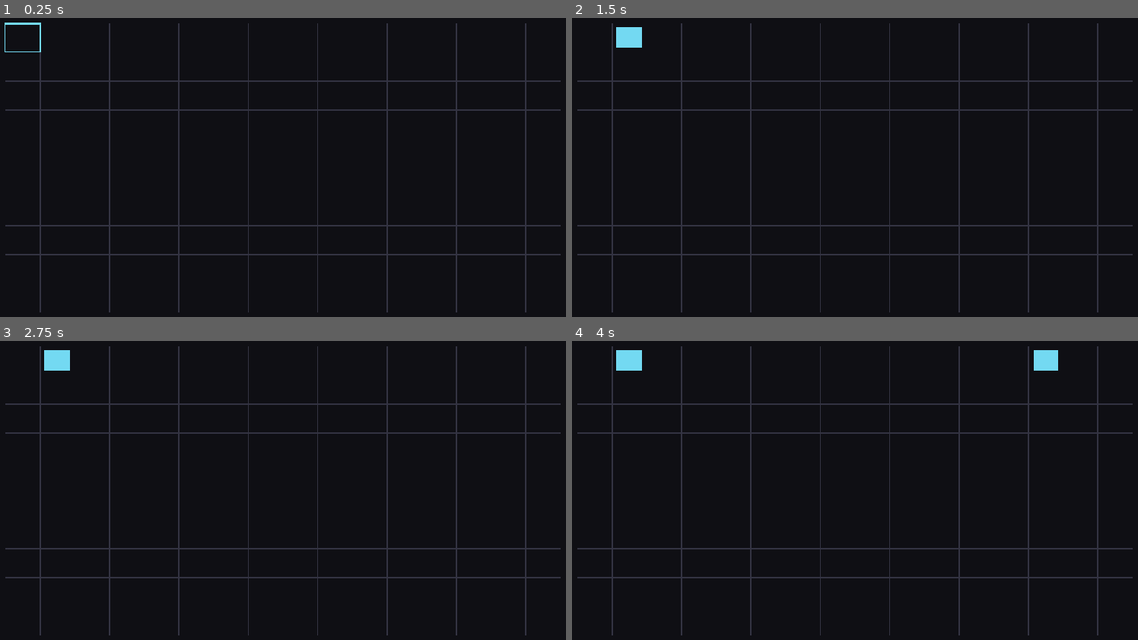
Above: before the commit, frames 1-4 (two rows, left to right).
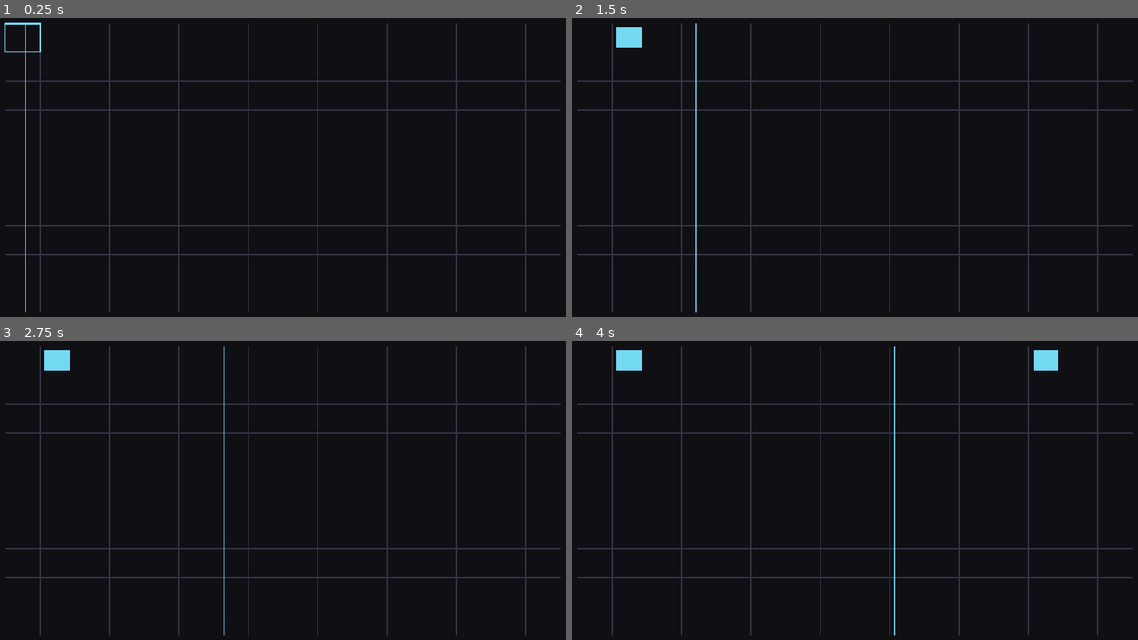
Above: after the commit, the same moments.

Repository: maximorales36-png/Sono-Arcumai
Game: Godot game, scene res://scenes/main.tscn
Same seed, same stepped clock (60 frames per second), same inputs: the game is played once before the commit and once after it.
Inputs:
- Up to frame 1 (0.25 s): no input
- Up to frame 2 (1.5 s): tap Enter at 0.5 s; hold D (move_right) 0.53-1.28 s; tap H (btn1) at 0.6 s; tap Space at 0.77, 1.25 s; hold S (move_down) from 1.28 s (still down); tap J (btn2) at 1.35 s
- Up to frame 3 (2.75 s): tap Space at 1.52 s; tap Enter at 2 s; release S (move_down) at 2.03 s; hold D (move_right) from 2.03 s (still down); tap K (btn3) at 2.1 s
- Up to frame 4 (4 s): tap Space at 2.75, 3.02, 3.77 s; release D (move_right) at 2.78 s; hold W (move_up) 2.78-3.53 s; tap L (btn4) at 2.85 s; hold A (move_left) from 3.53 s (still down); tap Ctrl at 3.6 s

The runs differ from the first frame. In frame 1, 0.1% of the frame differs, in the area x 4-5%, y 2-99%; in frame 2, 0.3%, in the area x 21-23%, y 1-99%; in frame 3, 0.1%; in frame 4, 0.3%.

Commit message:
S2: secuenciador, pool de voces y linea de barrido

Diff:
--- a/scripts/config.gd
+++ b/scripts/config.gd
@@ -86,3 +86,26 @@
 	Color(0.75, 0.95, 0.55),
 	Color(0.85, 0.65, 0.95),
 ]
+
+# --- Sonido (S2) ---
+
+# Períodos de ciclo por capa, en segundos. Que no sean múltiplos entre sí.
+const LAYER_PERIOD_SECONDS: Array[float] = [7.0, 9.5, 11.3, 13.7]
+
+const LAYER_SAMPLE_PATHS: Array[String] = [
+	"res://assets/samples/layer_1.wav",
+	"res://assets/samples/layer_2.wav",
+	"res://assets/samples/layer_3.wav",
+	"res://assets/samples/layer_4.wav",
+]
+
+# Pentatónica menor, dos octavas: una entrada por fila, de grave a agudo.
+const SCALE_SEMITONES: Array[int] = [0, 3, 5, 7, 10, 12, 15, 17, 19, 22]
+
+# Nota MIDI que suena en la fila de abajo, y nota raíz del sample que suena sin transponer.
+const GRID_BOTTOM_MIDI := 57
+const SAMPLE_ROOT_MIDI := 57
+
+const VOICE_COUNT := 16
+const NOTE_VOLUME_DB := -6.0
+const SWEEP_LINE_WIDTH := 2.0
--- a/scripts/main.gd
+++ b/scripts/main.gd
@@ -3,6 +3,8 @@
 extends Node2D
 
 var _state: State
+var _sequencer: Sequencer
+var _voice_pool: VoicePool
 var _controller: Controller
 var _view: View
 
@@ -18,12 +20,21 @@
 
 	_state = State.new()
 
+	_sequencer = Sequencer.new()
+	add_child(_sequencer)
+
+	_voice_pool = VoicePool.new()
+	_voice_pool.state = _state
+	add_child(_voice_pool)
+	_sequencer.step_entered.connect(_voice_pool.play_step)
+
 	_controller = Controller.new()
 	_controller.state = _state
 	add_child(_controller)
 
 	_view = View.new()
 	_view.state = _state
+	_view.sequencer = _sequencer
 	add_child(_view)
 
 
--- /dev/null
+++ b/scripts/sequencer.gd
@@ -0,0 +1,34 @@
+# Calcula la posición de la línea de barrido de cada capa desde el reloj real.
+# Emite step_entered(layer, step) cuando la línea entra en un paso nuevo.
+# Depende de config.gd. No conoce el estado ni el audio.
+class_name Sequencer
+extends Node
+
+signal step_entered(layer: int, step: int)
+
+var _origin_usec: int
+var _last_step: Array[int] = []
+
+
+func _ready() -> void:
+	_origin_usec = Time.get_ticks_usec()
+	for _layer: int in Config.LAYER_COUNT:
+		_last_step.append(-1)
+
+
+func _process(_delta: float) -> void:
+	for layer: int in Config.LAYER_COUNT:
+		var step := int(get_phase(layer))
+		if step == _last_step[layer]:
+			continue
+		_last_step[layer] = step
+		step_entered.emit(layer, step)
+
+
+# Posición de la línea en pasos (0 a STEPS, con decimales). Se calcula siempre desde
+# el instante de origen, así no se acumula error por frame.
+func get_phase(layer: int) -> float:
+	assert(layer >= 0 and layer < Config.LAYER_COUNT, "[sequencer] capa fuera de rango: %d" % layer)
+	var elapsed_sec := float(Time.get_ticks_usec() - _origin_usec) / 1_000_000.0
+	var period_sec: float = Config.LAYER_PERIOD_SECONDS[layer]
+	return fposmod(elapsed_sec / period_sec, 1.0) * float(Config.STEPS)
--- a/scripts/view.gd
+++ b/scripts/view.gd
@@ -1,13 +1,15 @@
-# Dibuja la grilla, las notas de la capa activa y el cursor parpadeante.
-# Solo lee el estado: no lo modifica. Depende de config.gd y de state.gd.
+# Dibuja la grilla, las notas de la capa activa, las líneas de barrido y el cursor parpadeante.
+# Solo lee el estado: no lo modifica. Depende de config.gd, state.gd y sequencer.gd.
 class_name View
 extends Node2D
 
 var state: State
+var sequencer: Sequencer
 
 
 func _ready() -> void:
 	assert(state != null, "[view] falta el State: main.gd tiene que asignarlo antes de agregar el nodo")
+	assert(sequencer != null, "[view] falta el Sequencer: main.gd tiene que asignarlo antes de agregar el nodo")
 
 
 func _process(_delta: float) -> void:
@@ -21,6 +23,7 @@
 		grid_rect.size.y / float(Config.ROWS)
 	)
 	_draw_grid_lines(grid_rect, cell_size)
+	_draw_sweep_lines(grid_rect)
 	_draw_notes(grid_rect, cell_size)
 	_draw_cursor(grid_rect, cell_size)
 
@@ -54,6 +57,20 @@
 		)
 
 
+func _draw_sweep_lines(grid_rect: Rect2) -> void:
+	for layer: int in Config.LAYER_COUNT:
+		var phase := sequencer.get_phase(layer)
+		var x := grid_rect.position.x + phase / float(Config.STEPS) * grid_rect.size.x
+		var line_color: Color = Config.LAYER_COLORS[layer]
+		line_color.a = 0.85
+		draw_line(
+			Vector2(x, grid_rect.position.y),
+			Vector2(x, grid_rect.end.y),
+			line_color,
+			Config.SWEEP_LINE_WIDTH
+		)
+
+
 func _draw_notes(grid_rect: Rect2, cell_size: Vector2) -> void:
 	var layer_color: Color = Config.LAYER_COLORS[state.active_layer_index]
 	var note_size := cell_size * Config.NOTE_FILL_RATIO
--- /dev/null
+++ b/scripts/voice_pool.gd
@@ -0,0 +1,66 @@
+# Reproduce el sample de la capa activa con la altura de cada fila y la nota fantasma del cursor.
+# Escucha step_entered del sequencer y lee el State. Depende de config.gd y de state.gd.
+class_name VoicePool
+extends Node
+
+var state: State
+
+var _players: Array[AudioStreamPlayer] = []
+var _next_player: int = 0
+var _stream: AudioStream
+
+
+func _ready() -> void:
+	assert(state != null, "[voice_pool] falta el State: main.gd tiene que asignarlo antes de agregar el nodo")
+	assert(
+		Config.SCALE_SEMITONES.size() == Config.ROWS,
+		"[voice_pool] SCALE_SEMITONES tiene %d notas y la grilla %d filas" % [Config.SCALE_SEMITONES.size(), Config.ROWS]
+	)
+	_load_sample()
+	_create_players()
+
+
+# Las notas asentadas de la capa activa y la nota fantasma del cursor suenan al entrar el paso.
+func play_step(layer: int, step: int) -> void:
+	if layer != state.active_layer_index:
+		return
+	for cell: Vector2i in state.get_active_layer().notes:
+		if cell.x == step:
+			play_row(cell.y)
+	if step == state.cursor_step:
+		play_row(state.cursor_row)
+
+
+func play_row(row: int) -> void:
+	assert(row >= 0 and row < Config.ROWS, "[voice_pool] fila fuera de rango: %d" % row)
+	if _stream == null:
+		return
+	var player := _players[_next_player]
+	_next_player = (_next_player + 1) % _players.size()
+	player.pitch_scale = _pitch_scale_for_row(row)
+	player.play()
+
+
+func _pitch_scale_for_row(row: int) -> float:
+	var scale_index := Config.ROWS - 1 - row
+	var semitones := Config.GRID_BOTTOM_MIDI + Config.SCALE_SEMITONES[scale_index] - Config.SAMPLE_ROOT_MIDI
+	return pow(2.0, float(semitones) / 12.0)
+
+
+func _load_sample() -> void:
+	var sample_path: String = Config.LAYER_SAMPLE_PATHS[state.active_layer_index]
+	if not ResourceLoader.exists(sample_path):
+		push_error("[voice_pool] falta el sample %s: esa capa queda muda" % sample_path)
+		return
+	_stream = load(sample_path) as AudioStream
+	if _stream == null:
+		push_error("[voice_pool] %s existe pero no se pudo cargar como AudioStream" % sample_path)
+
+
+func _create_players() -> void:
+	for _voice: int in Config.VOICE_COUNT:
+		var player := AudioStreamPlayer.new()
+		player.stream = _stream
+		player.volume_db = Config.NOTE_VOLUME_DB
+		add_child(player)
+		_players.append(player)
Not shown, added: scripts/sequencer.gd.uid
Not shown, added: scripts/voice_pool.gd.uid
